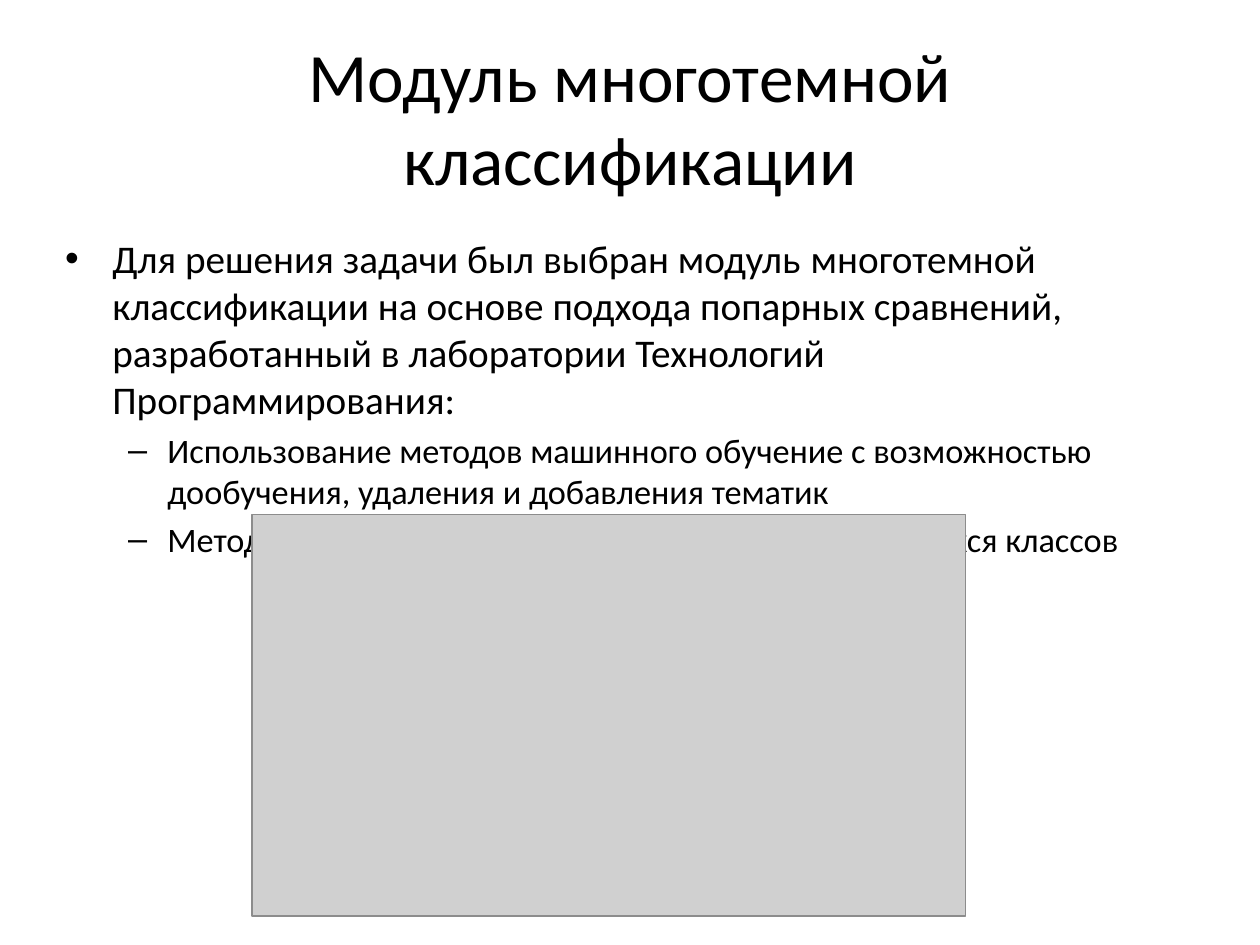
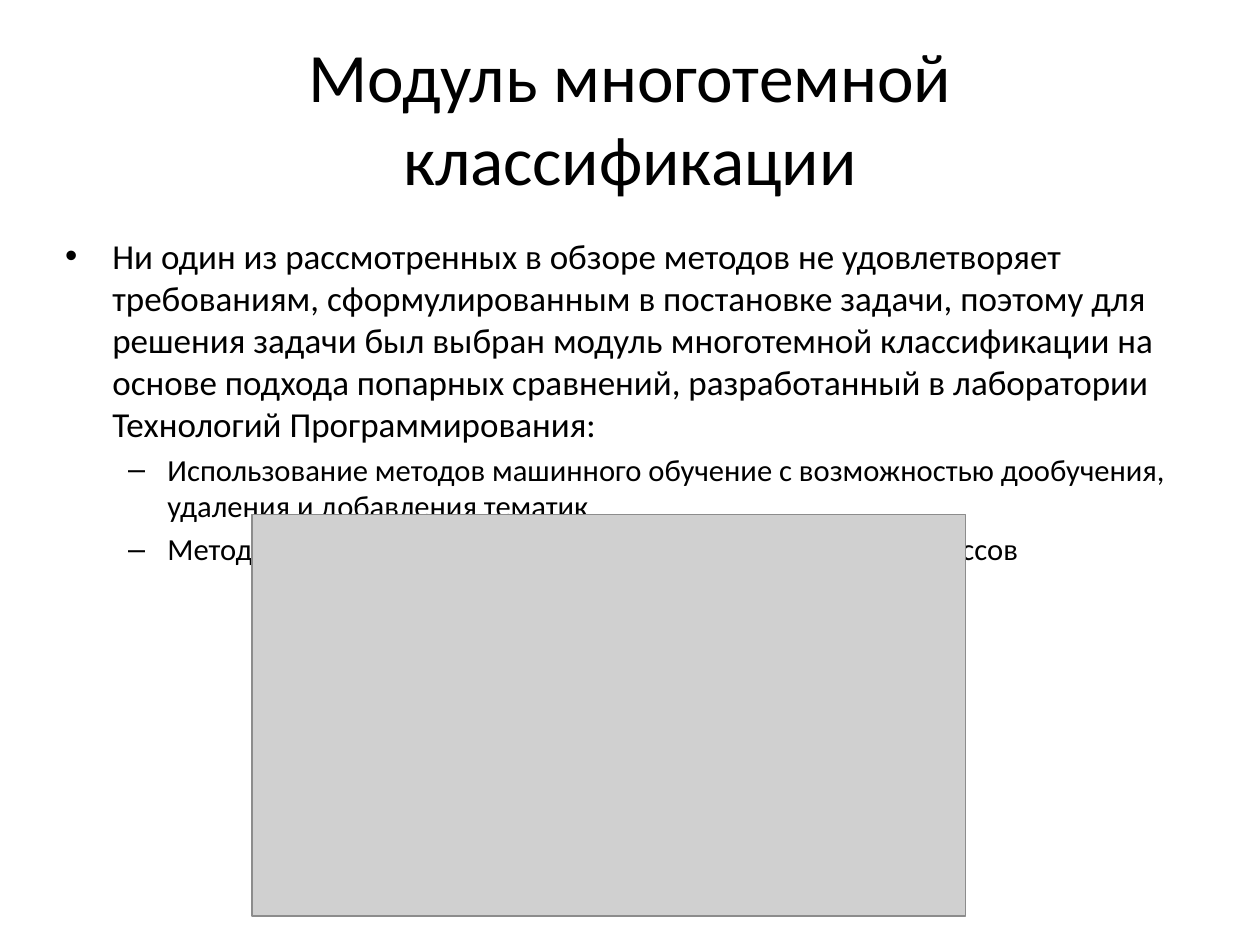
Before and after one commit to Oksert/Diplom_text, a slide deck: slide 12 of Треско_презентация_8.04.pptx. Drawn at 1260x945 pixels with LibreOffice and Linux fonts; fonts in the diff are those of the drawing; grey boxes stand for pictures. Boxes give left, top, right and bottom in pixels: in the first picture for what was removed or moved away, otherwise in the second. Text is boxed around its words. In the diff, an @@ line names an element or a change of style, - is before the commit and + after.

```diff
--- a/Треско_презентация_8.04.pptx
+++ b/Треско_презентация_8.04.pptx
@@ text at [112, 245, 1153, 443]: text changed; size 22.4 to 20 pt @@
-• Для решения задачи был выбран модуль многотемной классификации на основе подхода попарных сравнений, разработанный в лаборатории Технологий Программирования:
+• Ни один из рассмотренных в обзоре методов не удовлетворяет требованиям, сформулированным в постановке задачи, поэтому для решения задачи был выбран модуль многотемной классификации на основе подхода попарных сравнений, разработанный в лаборатории Технологий Программирования:
@@ text at [167, 460, 1165, 525]: size 19.6 to 17.5 pt in "Использование методов машинного обучение с возможностью дооб ...", "Метод ранжирования для существенно пересекающихся классов" @@
```
Also in this commit, not shown: 14 other files.
